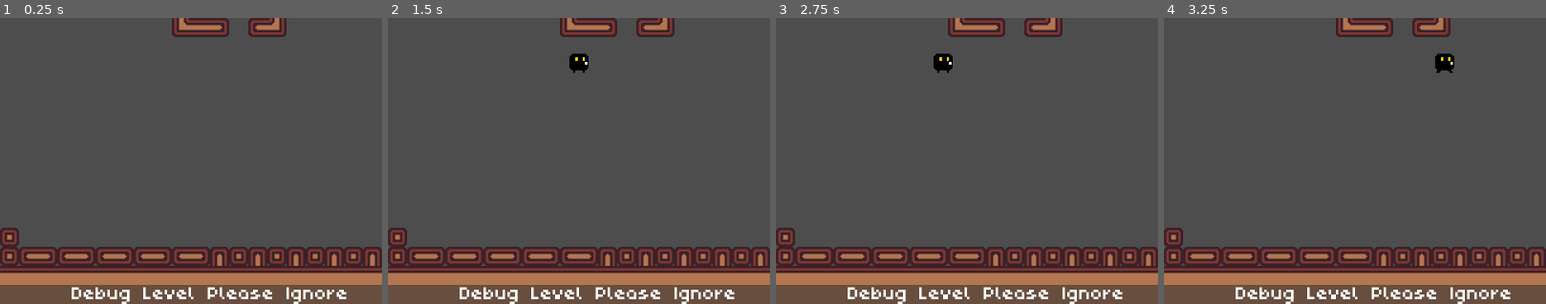
Above: before the commit, frames 1-4 (left to right).
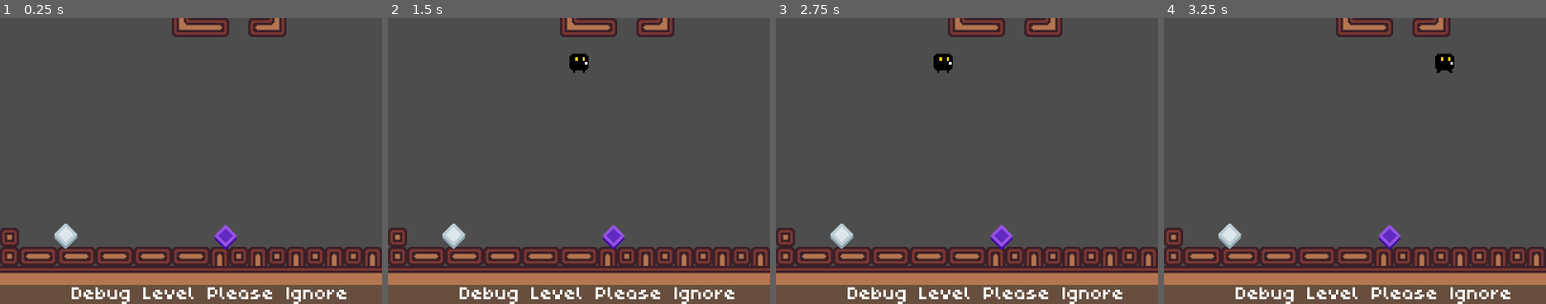
Above: after the commit, the same moments.

Repository: Team-Bunglon/phantom-striker
Game: Godot game, scene res://levels/level0.tscn
Two runs of this game, one before a commit and one after it. Both use one fixed random seed, a clock stepped at 60 frames per second and the inputs below. This scene is started directly instead of the project's main scene.
Inputs:
- Up to frame 1 (0.25 s): no input
- Up to frame 2 (1.5 s): tap Enter at 0.5 s; hold D (move_right) from 0.53 s (still down); tap W (jump) at 0.6, 0.77, 1.07 s; tap S (crouch) at 1.35 s
- Up to frame 3 (2.75 s): tap W (jump) at 1.52, 1.55, 1.82, 2.1 s; release D (move_right) at 2.03 s; hold A (move_left) from 2.03 s (still down)
- Up to frame 4 (3.25 s): release A (move_left) at 2.78 s; hold D (move_right) from 2.78 s (still down); tap S (crouch) at 2.85 s; tap W (jump) at 3.02, 3.05 s
The pictures show only the part of the screen within x 22-72%, y 50-100%; the shares and areas given below are measured in that part.

The runs differ from the first frame. In frame 1, 0.6% of the frame differs, in the area x 14-62%, y 71-81%; in frame 2, 0.6%; in frame 3, 0.6%; in frame 4, 0.6%.
Error in both runs: Invalid operands 'float' and 'Vector2' in operator '+'. (res://objects/player.gd:135)

Commit message:
add black diamond

Diff:
--- a/levels/level0.tscn
+++ b/levels/level0.tscn
@@ -1,9 +1,11 @@
-[gd_scene load_steps=7 format=3 uid="uid://rn1v4rl2w1yc"]
+[gd_scene load_steps=9 format=3 uid="uid://rn1v4rl2w1yc"]
 
 [ext_resource type="Script" path="res://levels/level_class.gd" id="1_80v0g"]
 [ext_resource type="FontFile" uid="uid://cyv5okyo2hgew" path="res://assets/poco.ttf" id="2_86eoc"]
 [ext_resource type="PackedScene" uid="uid://cymvpxtr5hvfj" path="res://objects/player.tscn" id="3_akf2k"]
 [ext_resource type="TileSet" uid="uid://dnx1extlu8pxs" path="res://assets/sprites/tiles.tres" id="4_bygm3"]
+[ext_resource type="PackedScene" uid="uid://diwkm22biu3hv" path="res://objects/whitediamond.tscn" id="5_bo5kk"]
+[ext_resource type="PackedScene" uid="uid://otb601806wvr" path="res://objects/blackdiamond.tscn" id="6_aqsy6"]
 
 [sub_resource type="RectangleShape2D" id="RectangleShape2D_61ngw"]
 size = Vector2(768, 16)
@@ -57,5 +59,11 @@
 position = Vector2(601, -9)
 shape = SubResource("RectangleShape2D_dduow")
 
+[node name="WhiteDiamond" parent="." instance=ExtResource("5_bo5kk")]
+position = Vector2(199, 423)
+
+[node name="BlackDiamond" parent="." instance=ExtResource("6_aqsy6")]
+position = Vector2(333, 424)
+
 [connection signal="body_entered" from="KillZone" to="." method="_on_kill_zone_body_entered"]
 [connection signal="body_entered" from="WinZone" to="." method="_on_win_zone_body_entered"]
--- /dev/null
+++ b/objects/blackdiamond.tscn
@@ -0,0 +1,18 @@
+[gd_scene load_steps=3 format=3 uid="uid://otb601806wvr"]
+
+[ext_resource type="Texture2D" uid="uid://3qgk5ki27rng" path="res://assets/sprites/diamond-amethyst.png" id="1_63l02"]
+
+[sub_resource type="CircleShape2D" id="CircleShape2D_n8trr"]
+radius = 8.06226
+
+[node name="BlackDiamond" type="StaticBody2D"]
+collision_layer = 2
+collision_mask = 2
+
+[node name="Sprite" type="Sprite2D" parent="."]
+position = Vector2(-1.90735e-06, -1.90735e-06)
+scale = Vector2(0.187041, 0.187041)
+texture = ExtResource("1_63l02")
+
+[node name="Collision" type="CollisionShape2D" parent="."]
+shape = SubResource("CircleShape2D_n8trr")
--- a/objects/player.gd
+++ b/objects/player.gd
@@ -185,7 +185,8 @@
 	if Input.is_action_pressed("crouch"):
 		temp_mult = reduced_height_multiplier
 	if raycast.is_colliding():
-		if raycast.get_collider().name == "TileMap":
+		print(raycast.get_collider().name)
+		if raycast.get_collider().name == "TileMap" || raycast.get_collider().name == "BlackDiamond":
 			if direction.x != 0:
 				move_delay_count = move_delay_frame
 				launch_x_direction = -direction.x
@@ -195,6 +196,16 @@
 				velocity.y = jump_velocity * direction.y / temp_mult
 			elif direction.y > 0: # Going Down
 				velocity.y = jump_velocity * direction.y * 2
+		elif raycast.get_collider().name == "WhiteDiamond":
+			if direction.x != 0:
+				move_delay_count = move_delay_frame
+				launch_x_direction = direction.x
+				launch_x = -max_launch_x
+				player_state(int(launch_x_direction))
+			if direction.y < 0: # Going Up
+				velocity.y = jump_velocity * direction.y / temp_mult
+			elif direction.y > 0: # Going Down
+				velocity.y = jump_velocity * direction.y * 2
 
 func strike_hold_input():
 	if not can_strike:
--- /dev/null
+++ b/objects/whitediamond.tscn
@@ -0,0 +1,18 @@
+[gd_scene load_steps=3 format=3 uid="uid://diwkm22biu3hv"]
+
+[ext_resource type="Texture2D" uid="uid://d3imwensta21r" path="res://assets/sprites/diamond-silver.png" id="1_3j5qh"]
+
+[sub_resource type="CircleShape2D" id="CircleShape2D_n8trr"]
+radius = 9.05539
+
+[node name="WhiteDiamond" type="StaticBody2D"]
+collision_layer = 2
+collision_mask = 2
+
+[node name="Sprite" type="Sprite2D" parent="."]
+position = Vector2(-1.19209e-07, 5.68434e-14)
+scale = Vector2(0.193267, 0.193267)
+texture = ExtResource("1_3j5qh")
+
+[node name="Collision" type="CollisionShape2D" parent="."]
+shape = SubResource("CircleShape2D_n8trr")
--- a/project.godot
+++ b/project.godot
@@ -73,6 +73,7 @@
 
 [layer_names]
 
+2d_render/layer_2="White Diamond"
 2d_physics/layer_1="Solid"
 2d_physics/layer_2="Bounce"
 2d_physics/layer_3="Propel"
Binary file added: assets/sprites/diamond-amethyst.png
Not shown, added: assets/sprites/diamond-amethyst.png.import
Binary file added: assets/sprites/diamond-silver.png
Not shown, added: assets/sprites/diamond-silver.png.import
